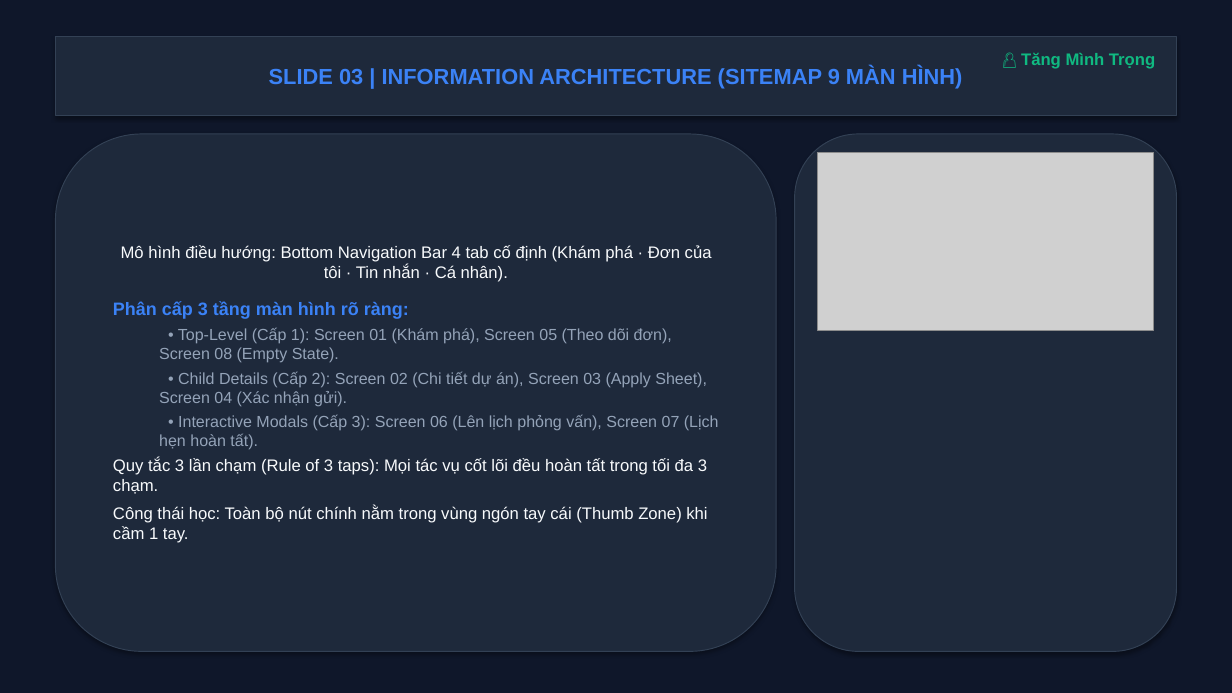
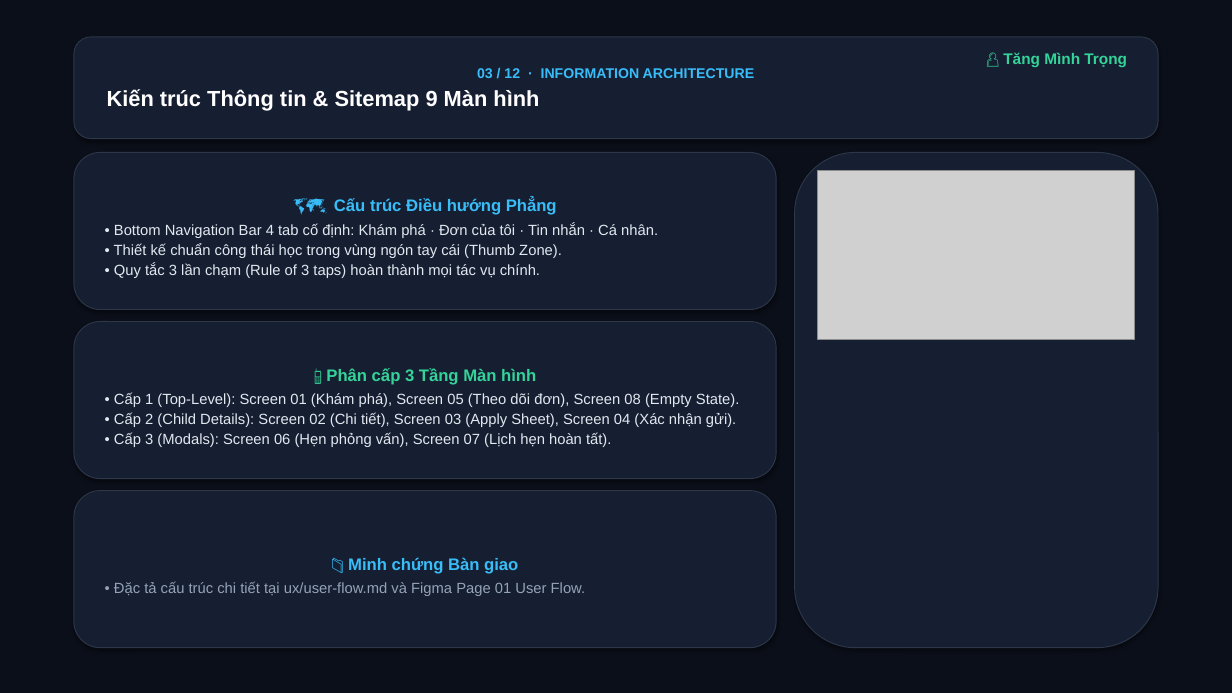
Before and after one commit to LuTu-2004/prm323-lab2-group4, a slide deck: slide 3 of docs/PRM323_Lab2_Nhom4_Slides.pptx. Drawn at 1232x693 pixels with LibreOffice and Linux fonts; fonts in the diff are those of the drawing; grey boxes stand for pictures. Boxes give left, top, right and bottom in pixels: in the first picture for what was removed or moved away, otherwise in the second. Text is boxed around its words. In the diff, an @@ line names an element or a change of style, - is before the commit and + after.

Commit message:
refactor(docs): redesign slides with clean 3-card layout, balanced spacing, and high contrast visual hierarchy

```diff
--- a/docs/PRM323_Lab2_Nhom4_Slides.pptx
+++ b/docs/PRM323_Lab2_Nhom4_Slides.pptx
@@ rectangle at [0, 0, 1232, 693]: fill #0F172A to #0B0F19; outline #0F172A 0.75 pt to none @@
@@ rounded rectangle "03 / 12 · INFORMATION ...": place and size @@
-rounded rectangle "03 / 12 · INFORMATION ..." at [55, 37, 1177, 116]
+rounded rectangle "03 / 12 · INFORMATION ..." at [74, 37, 1158, 139]
@@ rounded rectangle "03 / 12 · INFORMATION ..." at [74, 37, 1158, 139]: rectangle to rounded rectangle; fill #1E293B to #161E31; outline #334155 0.75 pt to #2D3748 0.75 pt @@
@@ text "👤 Tăng Mình Trọng": place and size @@
-text "👤 Tăng Mình Trọng" at [1021, 53, 1155, 69]
+text "👤 Tăng Mình Trọng" at [1003, 52, 1127, 67]
@@ text "👤 Tăng Mình Trọng" at [1003, 52, 1127, 67]: size 13 to 12 pt, text colour #10B981 to #34D399 @@
@@ text in rounded rectangle at [107, 68, 755, 110]: text changed; text colour #3B82F6 to #FFFFFF @@
-SLIDE 03 | INFORMATION ARCHITECTURE (SITEMAP 9 MÀN HÌNH)
+03 / 12 · INFORMATION ARCHITECTURE
+Kiến trúc Thông tin & Sitemap 9 Màn hình
@@ rounded rectangle "🗺️ Cấu trúc Điều hướng ...": place and size @@
-rounded rectangle "🗺️ Cấu trúc Điều hướng ..." at [55, 134, 776, 652]
+rounded rectangle "🗺️ Cấu trúc Điều hướng ..." at [74, 152, 776, 310]
@@ rounded rectangle "🗺️ Cấu trúc Điều hướng ..." at [74, 152, 776, 310]: fill #1E293B to #161E31; outline #334155 0.75 pt to #2D3748 0.75 pt @@
@@ rounded rectangle at [795, 152, 1158, 648]: fill #1E293B to #161E31; outline #334155 0.75 pt to #2D3748 0.75 pt @@
@@ rounded rectangle: place and size @@
-rounded rectangle at [795, 134, 1177, 652]
+rounded rectangle at [795, 152, 1158, 648]
@@ picture: place and size @@
-picture at [818, 152, 1153, 331]
+picture at [818, 171, 1135, 339]
@@ text in rounded rectangle at [114, 198, 658, 278]: text changed; size 12.5 to 11.5 pt; text colour #94A3B8 to #E2E8F0 @@
-Mô hình điều hướng: Bottom Navigation Bar 4 tab cố định (Khám phá · Đơn của tôi · Tin nhắn · Cá nhân).
-Phân cấp 3 tầng màn hình rõ ràng:
-  • Top-Level (Cấp 1): Screen 01 (Khám phá), Screen 05 (Theo dõi đơn), Screen 08 (Empty State).
-  • Child Details (Cấp 2): Screen 02 (Chi tiết dự án), Screen 03 (Apply Sheet), Screen 04 (Xác nhận gửi).
-  • Interactive Modals (Cấp 3): Screen 06 (Lên lịch phỏng vấn), Screen 07 (Lịch hẹn hoàn tất).
-Quy tắc 3 lần chạm (Rule of 3 taps): Mọi tác vụ cốt lõi đều hoàn tất trong tối đa 3 chạm.
-Công thái học: Toàn bộ nút chính nằm trong vùng ngón tay cái (Thumb Zone) khi cầm 1 tay.
+🗺️ Cấu trúc Điều hướng Phẳng
+• Bottom Navigation Bar 4 tab cố định: Khám phá · Đơn của tôi · Tin nhắn · Cá nhân.
+• Thiết kế chuẩn công thái học trong vùng ngón tay cái (Thumb Zone).
+• Quy tắc 3 lần chạm (Rule of 3 taps) hoàn thành mọi tác vụ chính.
@@ rounded rectangle added at [74, 322, 776, 479], fill #161E31, outline #2D3748 0.75 pt, 11.5 pt, text #E2E8F0 @@
+📱 Phân cấp 3 Tầng Màn hình
+• Cấp 1 (Top-Level): Screen 01 (Khám phá), Screen 05 (Theo dõi đơn), Screen 08 (Empty State).
+• Cấp 2 (Child Details): Screen 02 (Chi tiết), Screen 03 (Apply Sheet), Screen 04 (Xác nhận gửi).
+• Cấp 3 (Modals): Screen 06 (Hẹn phỏng vấn), Screen 07 (Lịch hẹn hoàn tất).
@@ rounded rectangle added at [74, 491, 776, 648], fill #161E31, outline #2D3748 0.75 pt, 11.5 pt, text #94A3B8 @@
+📁 Minh chứng Bàn giao
+• Đặc tả cấu trúc chi tiết tại ux/user-flow.md và Figma Page 01 User Flow.
```
Also in this commit, not shown: 11 other slides changed, 1 other file.
